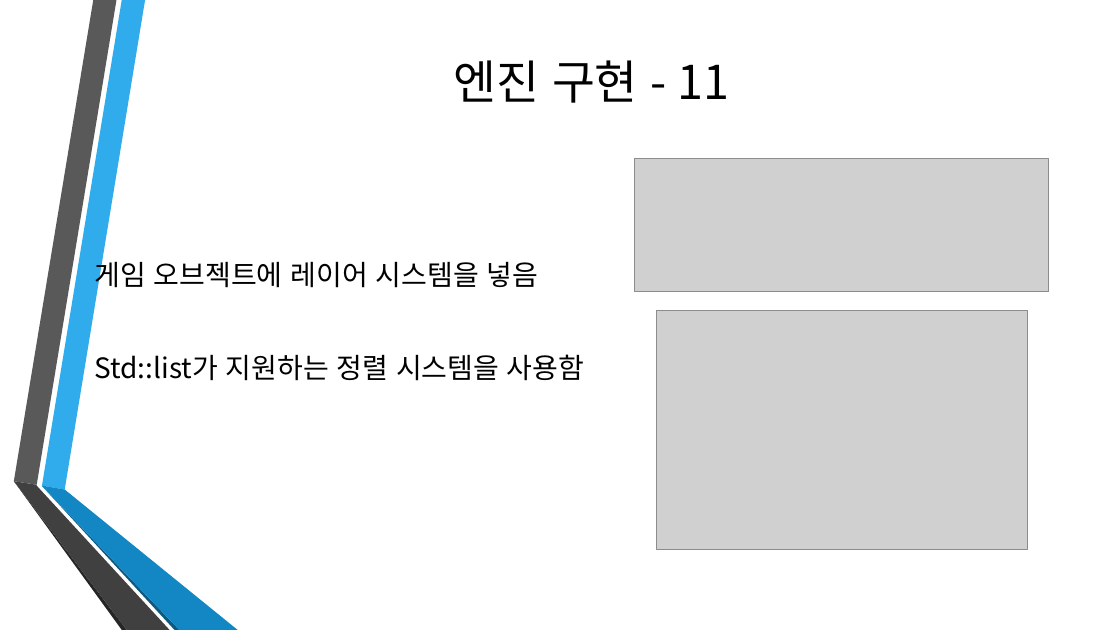
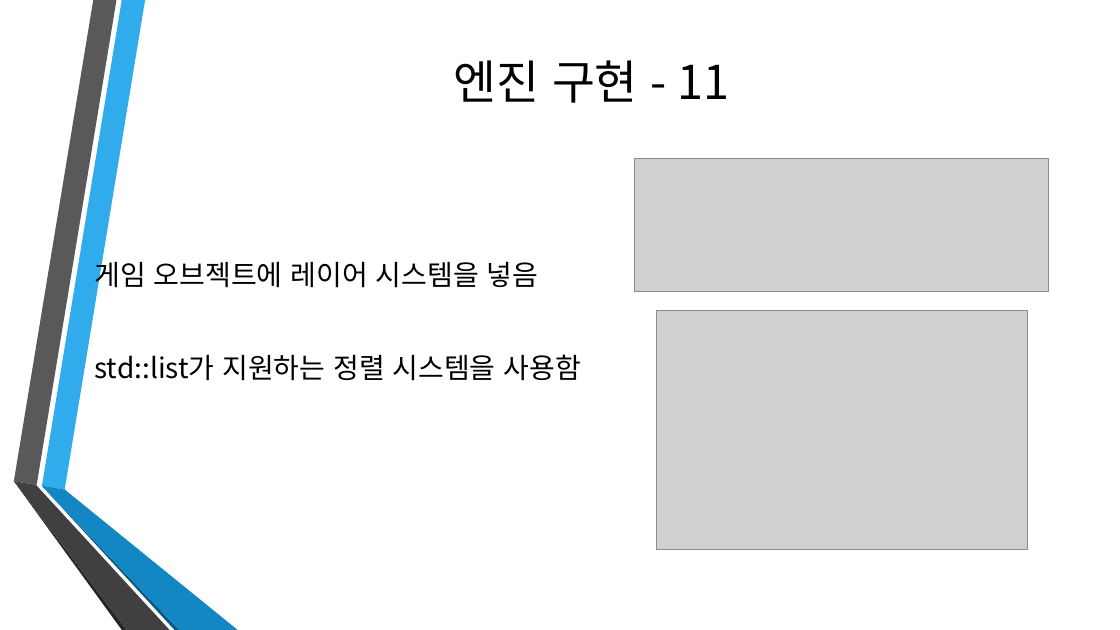
Before and after one commit to dat0613/AnioneHighSchoolPPT, a slide deck: slide 24 of 애니원 고등학교 강의 자료2.pptx. Drawn at 1120x630 pixels with LibreOffice and Linux fonts; fonts in the diff are those of the drawing; grey boxes stand for pictures; background and template pictures are left out. Boxes give left, top, right and bottom in pixels: in the first picture for what was removed or moved away, otherwise in the second. Text is boxed around its words. In the diff, an @@ line names an element or a change of style, - is before the commit and + after.

```diff
--- a/애니원 고등학교 강의 자료2.pptx
+++ b/애니원 고등학교 강의 자료2.pptx
@@ text at bbox=[95, 354, 581, 381]: text changed @@
-Std::list가 지원하는 정렬 시스템을 사용함
+std::list가 지원하는 정렬 시스템을 사용함
```
Also in this commit, not shown: 14 other files.
